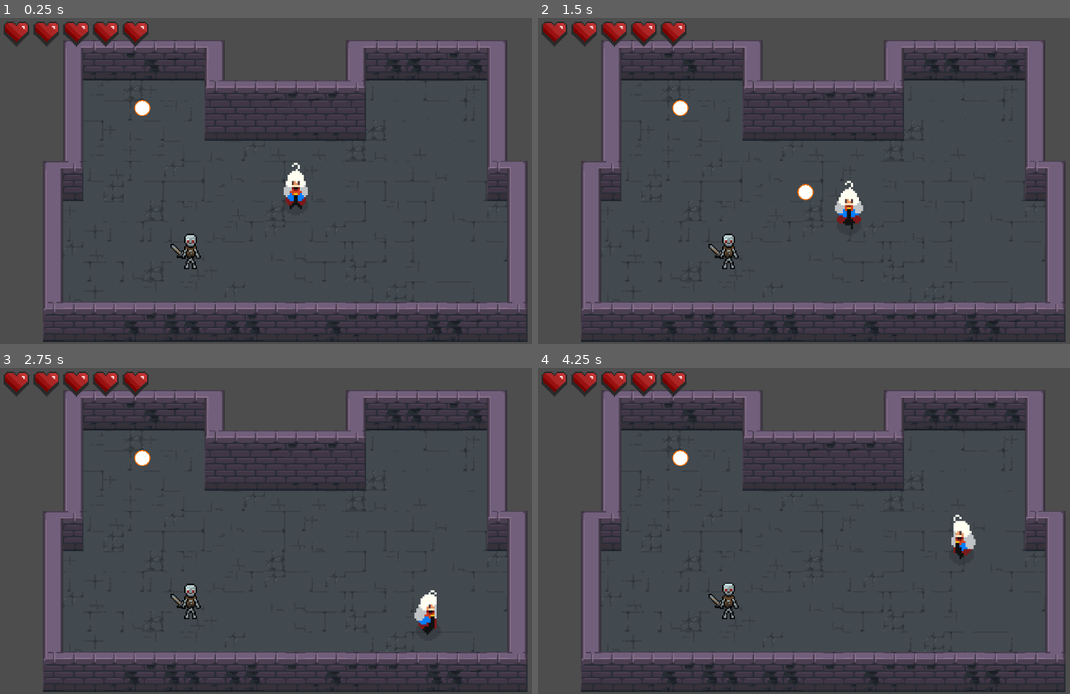
Above: before the commit, frames 1-4 (two rows, left to right).
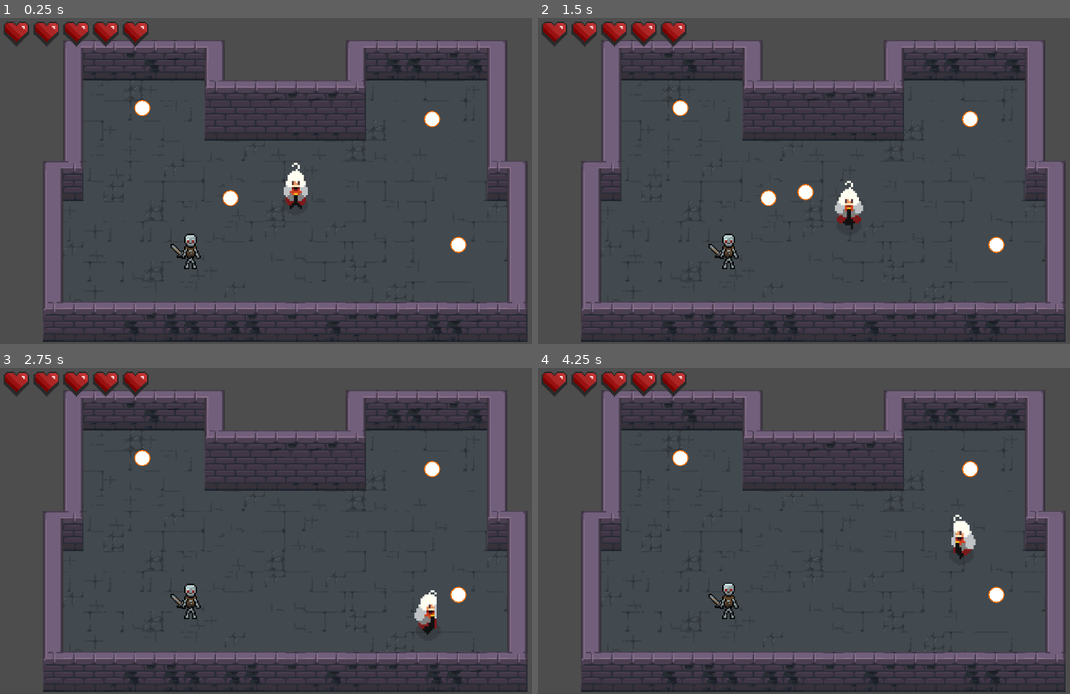
Above: after the commit, the same moments.

Repository: GuusOomen/Arcane-Dungeons-Trials-of-the-Elements
Game: Godot game, scene res://main.tscn
Same seed, same stepped clock (60 frames per second), same inputs: the game is played once before the commit and once after it.
Inputs (mouse positions are in pixels of both pictures, inside the frame that each line leads up to):
- Up to frame 1 (0.25 s): no input
- Up to frame 2 (1.5 s): move the mouse to (958, 164) at 0.52 s; hold D (right) 0.53-1.28 s; tap Space (attack) at 0.6 s; move the mouse to (713, 197) at 1.27 s; hold S (down) from 1.28 s (still down); click (713, 197) at 1.35 s
- Up to frame 3 (2.75 s): move the mouse to (351, 459) at 2.02 s; release S (down) at 2.03 s; hold D (right) from 2.03 s (still down); tap Ctrl (dash) at 2.1 s
- Up to frame 4 (4.25 s): move the mouse to (798, 596) at 2.77 s; release D (right) at 2.78 s; hold W (up) 2.78-3.53 s; tap Shift (roll) at 2.85 s; move the mouse to (1000, 579) at 3.52 s; hold A (left) from 3.53 s (still down); tap Space (attack) at 3.6 s

The runs differ from the first frame. In frame 1, 0.4% of the frame differs, in the area x 41-88%, y 28-73%; in frame 2, 0.4%; in frame 3, 0.3%; in frame 4, 0.3%.

Commit message:
Type added and a default type

Diff:
--- a/Character_controls.gd
+++ b/Character_controls.gd
@@ -38,8 +38,6 @@
 @onready var animation_player = $AnimatedSprite2D
 
 func _ready() -> void:
-	var material = $AnimatedSprite2D.material
-	print(material.get_shader_parameter("color_light"))
 	var hearts_parent = $"../HUD/CanvasLayer/HBoxContainer"
 	for child in hearts_parent.get_children():
 		hearts_list.append(child)
@@ -175,8 +173,30 @@
 		#dead()
 
 func change_type(type):
-
-	print(type)
+	var material = $AnimatedSprite2D.material
+	match type:
+		"fire":
+			print("Type is fire")
+			material.set("shader_parameter/color_light", Color(0.8, 0.2, 0.2))
+			material.set("shader_parameter/color_medium", Color(0.6, 0.1, 0.1))
+			material.set("shader_parameter/color_dark", Color(0.4, 0, 0))
+		"earth":
+			print("Type is earth")
+			material.set("shader_parameter/color_light", Color(0.2, 0.6, 0.2))
+			material.set("shader_parameter/color_medium", Color(0.1, 0.4, 0.1))
+			material.set("shader_parameter/color_dark", Color(0, 0.2, 0))
+		"water":
+			print("Type is water")
+			material.set("shader_parameter/color_light", Color(0.4, 0.6, 1.0))
+			material.set("shader_parameter/color_medium", Color(0.2, 0.4, 0.8))
+			material.set("shader_parameter/color_dark", Color(0.1, 0.2, 0.5))
+		"wind":
+			print("Type is wind")
+			material.set("shader_parameter/color_light", Color(0.8, 0.9, 1.0))
+			material.set("shader_parameter/color_medium", Color(0.6, 0.7, 0.9))
+			material.set("shader_parameter/color_dark", Color(0.4, 0.5, 0.7))
+		_:
+			print("Unknown type: ", type)
 
 func update_heart_display_dmg():
 	for i in range(hearts_list.size()):
--- a/cloth.tres
+++ b/cloth.tres
@@ -1,9 +1,9 @@
-[gd_resource type="ShaderMaterial" load_steps=2 format=3 uid="uid://dylfj54igclxt"]
+[gd_resource type="ShaderMaterial" load_steps=2 format=3 uid="uid://caj1cng2hn77d"]
 
 [ext_resource type="Shader" path="res://cloth.gdshader" id="1_uvenr"]
 
 [resource]
 shader = ExtResource("1_uvenr")
-shader_parameter/color_light = Color(0, 0.792157, 1, 1)
-shader_parameter/color_medium = Color(0, 0.490196, 1, 1)
-shader_parameter/color_dark = Color(0, 0, 1, 1)
+shader_parameter/color_light = Color(0.800491, 0.800491, 0.800491, 1)
+shader_parameter/color_medium = Color(0.497474, 0.497474, 0.497474, 1)
+shader_parameter/color_dark = Color(0.201527, 0.201527, 0.201527, 1)
--- a/main.tscn
+++ b/main.tscn
@@ -20,9 +20,21 @@
 position = Vector2(565, 444)
 scale = Vector2(2.5, 2.5)
 
-[node name="Orb" parent="." instance=ExtResource("6_8kdbm")]
+[node name="Orb_wind" parent="." instance=ExtResource("6_8kdbm")]
+position = Vector2(908.24, 450.86)
+type = "wind"
+
+[node name="Orb_fire" parent="." instance=ExtResource("6_8kdbm")]
 position = Vector2(282, 179)
 type = "fire"
+
+[node name="Orb_earth" parent="." instance=ExtResource("6_8kdbm")]
+position = Vector2(856, 201)
+type = "earth"
+
+[node name="Orb_water" parent="." instance=ExtResource("6_8kdbm")]
+position = Vector2(456.57, 358)
+type = "water"
 
 [node name="Skeleton" parent="." instance=ExtResource("4_ot48j")]
 position = Vector2(378, 457)
Not shown: 1 places in Main_character.tscn that only renumber resources
